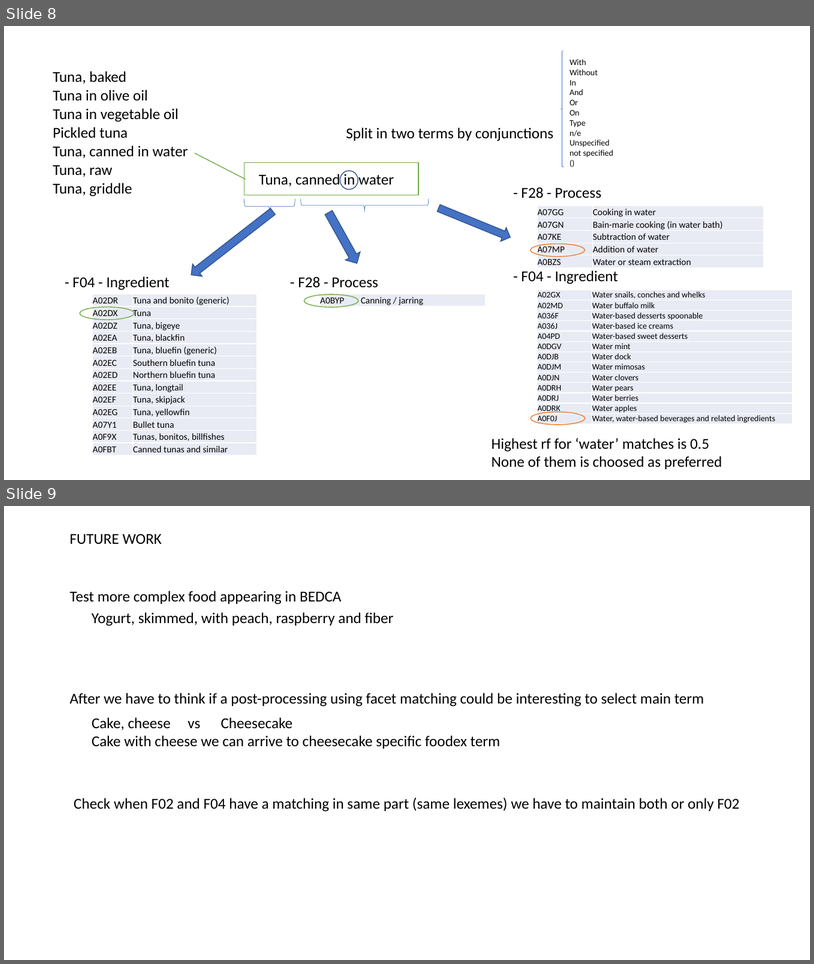
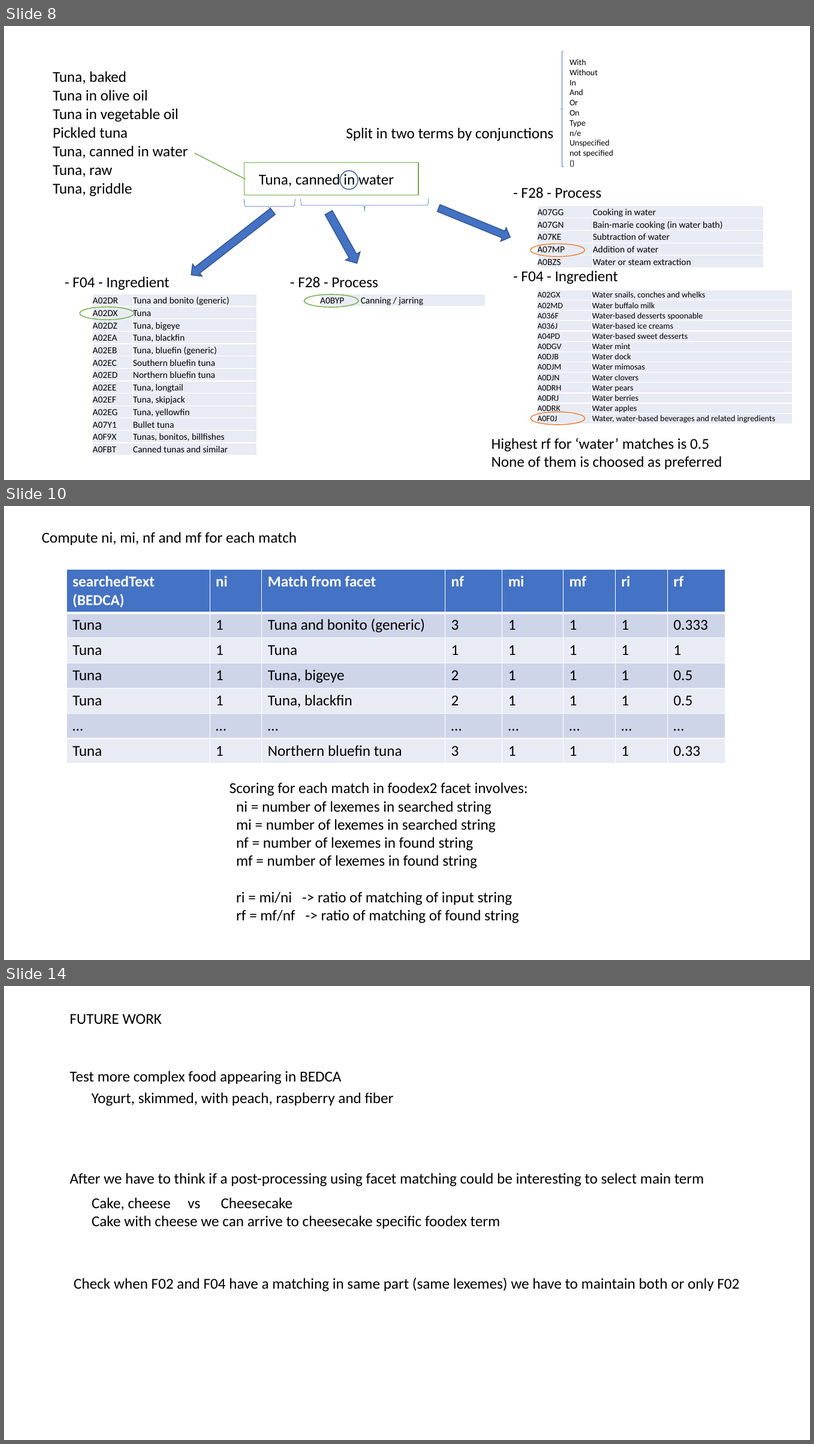
Before and after one commit to javieruhk/RecipeManager, a slide deck: datos/matcher_ideas.pptx. Shown one above the other, each under a label of ours: slides 8 and 9 before the commit, slides 8, 10 and 14 after it; the slides between them are not shown. The pictures are 814x964 and 814x1444 pixels, drawn with LibreOffice and Linux fonts; fonts in the diff are those of the drawing. Boxes give left, top, right and bottom in pixels: in the first picture for what was removed or moved away, otherwise in the second. Text is boxed around its words. In the diff, an @@ line names an element or a change of style, - is before the commit and + after.

```diff
--- a/datos/matcher_ideas.pptx
+++ b/datos/matcher_ideas.pptx
@@ slide 10 added at (4,506,810,960), background #FFFFFF @@
@@ text added at (42,532,297,545), 18 pt, text #000000 @@
+Compute ni, mi, nf and mf for each match
@@ table added at (66,570,726,764), 7 rows, 8 columns @@
+searchedText (BEDCA) | ni | Match from facet | nf | mi | mf | ri | rf
+Tuna | 1 | Tuna and bonito (generic) | 3 | 1 | 1 | 1 | 0.333
+Tuna | 1 | Tuna | 1 | 1 | 1 | 1 | 1
+Tuna | 1 | Tuna, bigeye | 2 | 1 | 1 | 1 | 0.5
+Tuna | 1 | Tuna, blackfin | 2 | 1 | 1 | 1 | 0.5
+… | … | … | … | … | … | … | …
+Tuna | 1 | Northern bluefin tuna | 3 | 1 | 1 | 1 | 0.33
@@ text added at (230,782,528,923), 18 pt, text #000000 @@
+Scoring for each match in foodex2 facet involves:
+ni = number of lexemes in searched string
+mi = number of lexemes in searched string
+nf = number of lexemes in found string
+mf = number of lexemes in found string
+ri = mi/ni -> ratio of matching of input string
+rf = mf/nf -> ratio of matching of found string
@@ what was slide 9 is now slide 14 @@
```
Also in this commit, not shown: 3 slides changed, 4 other slides added.
